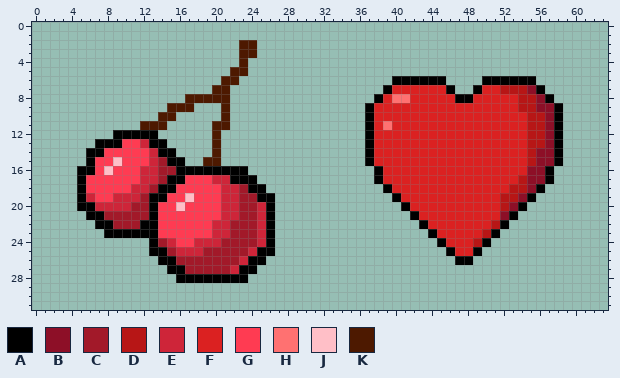
One commit to this pixel-art sprite: Game Project/Game Project/resources/img/items.png. Above, as it was before the edit.
The file is 64x32 pixels. Colours within 5 levels of each other are drawn and written as one.
Palette (. is transparent): A #000000  B #8d0f27  C #a21929  D #b71616  E #ce2539  F #db2121  G #ff3b52  H #ff7171  J #ffbfc7  K #4d1900
The same view after the edit:
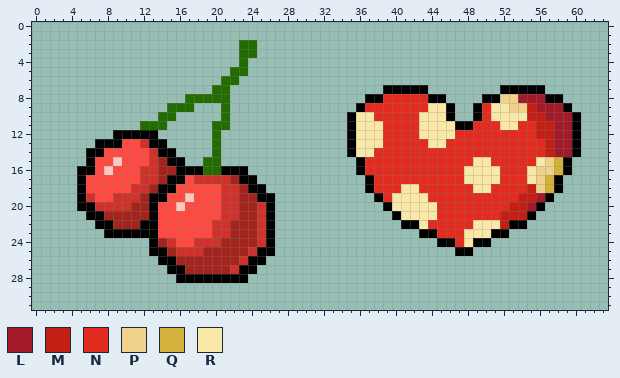
Colours new in this view: L #a21929  M #c41f14  N #e22c1f  P #f0d18a  Q #d4b13b  R #fae8a9
Change:
colour C: #a21929 -> #a2241d
colour E: #ce2539 -> #ce322b
colour G: #ff3b52 -> #ff4a42
colour J: #ffbfc7 -> #ffc8be
colour K: #4d1900 -> #236c00
y 6: x 40..45 AAAAAA -> ......; x 50..55 AAAAAA -> ......
y 7: x 40..46 FFFFFFA -> AAAA...; x 49..55 AFFDDDB -> ...AAAA
y 8: x 37 . -> A; x 39..56 FHHFFFFFAAFFFFFDDB -> NNNNNAA....AAPPLLL; x 58 . -> A
y 9: x 36..59 .AFFFFFFFFFFFFFFFFDDBBA. -> ANNNNNNNRRA..ANRRPPMLLLA
y 10: x 35..60 ..AFFFFFFFFFFFFFFFFFDDBA.. -> ARRNNNNNRRRA..ANRRRRMMLLLA
y 11: x 35..60 ..AFHFFFFFFFFFFFFFFFDDBA.. -> ARRRNNNNRRRRAANNNRRNNMMLLA
y 12: x 35..60 ..AFFFFFFFFFFFFFFFFFDDBA.. -> ARRRNNNNRRRRNNNNNNNNNMMLLA
y 13: x 35..60 ..AFFFFFFFFFFFFFFFFFDDBA.. -> ARRRNNNNNRRNNNNNNNNNNNMLLA
y 14: x 35..60 ..AFFFFFFFFFFFFFFFFFDBBA.. -> ARRNNNNNNNNNNNNNNNNNNNMLLA
y 15: x 36..59 .AFFFFFFFFFFFFFFFFFDBBA. -> ANNNNNNNNNNNNRRNNNNNRPQA
y 16: x 19..20 AA -> KK; x 36..59 ..AFFFFFFFFFFFFFFFFBBA.. -> ANNNNNNNNNNNRRRRNNNRPPQA
y 17: x 18..19 GG -> EE; x 22 A -> C; x 37..58 .AFFFFFFFFFFFFFFFDBBA. -> ANNNNNNNNNNRRRRNNNRPQA
y 18: x 37..58 ..AFFFFFFFFFFFFFDDBA.. -> ANNNRRNNNNNNRRNNNNMPQA
y 19: x 38..57 ..AFFFFFFFFFFFDDBA.. -> ANRRRRNNNNNNNNNNMMLA
y 20: x 39..56 ..AFFFFFFFFFFDBA.. -> ARRRRRNNNNNNNNMMLA
y 21: x 40..55 ..AFFFFFFFFFBA.. -> ARRRRNNNNNNNMMMA
y 22: x 41..54 ..AFFFFFFFDA.. -> AARNNNNNRRRMAA
y 23: x 43 . -> A; x 45..50 FFFFFD -> NNNRRR; x 52 . -> A
y 24: x 46..49 FFFD -> ANRA
y 25: x 46..49 AFFA -> .AA.
y 26: x 47..48 AA -> ..
